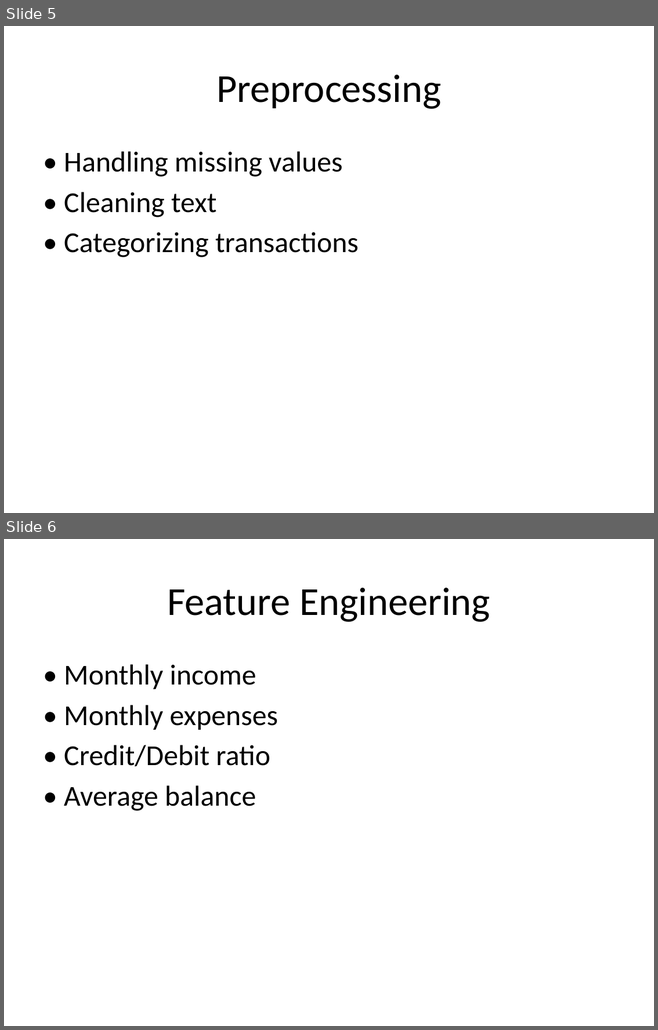
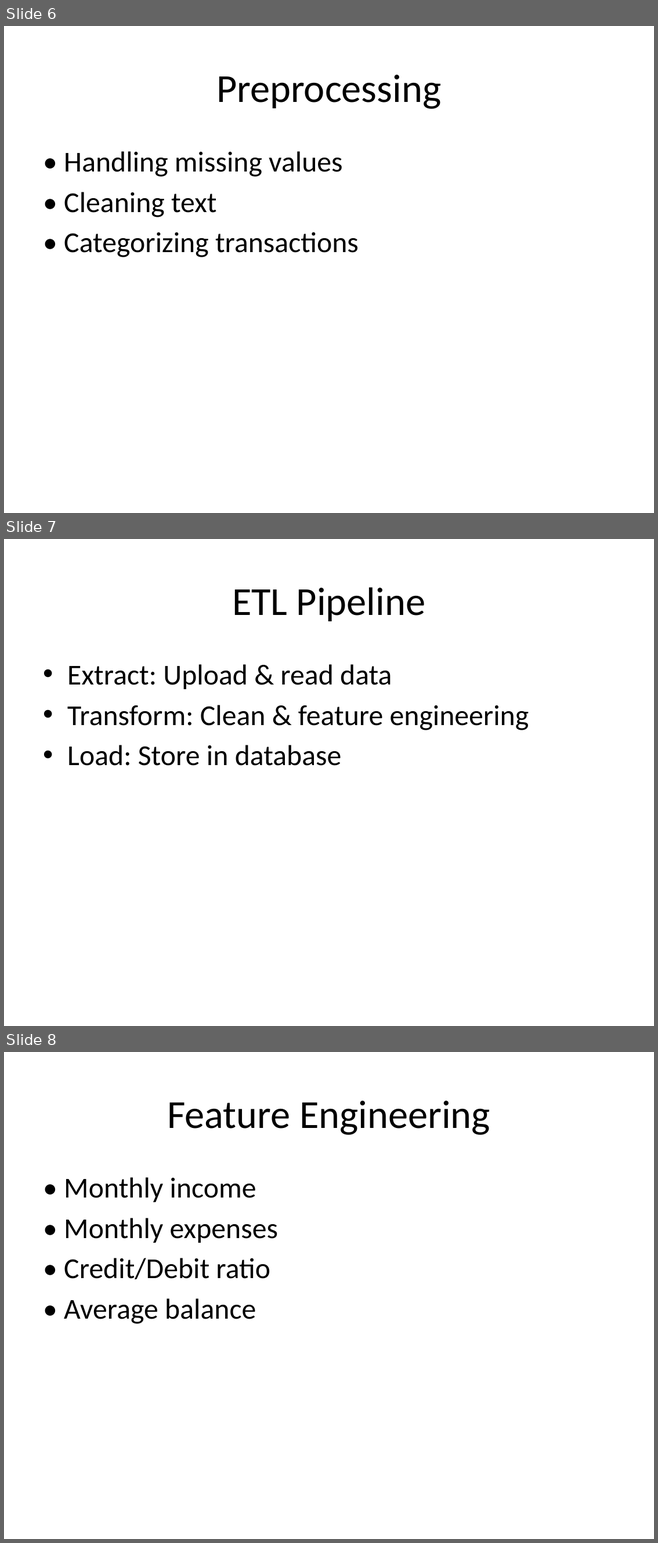
Before and after one commit to csathishit89/axisBankTransactionAnalytics, a slide deck: Axis_Bank_Statement_Analysis.pptx. Shown one above the other, each under a label of ours: slides 5 and 6 before the commit, slides 6, 7 and 8 after it. The pictures are 658x1030 and 658x1543 pixels, drawn with LibreOffice and Linux fonts; fonts in the diff are those of the drawing; background and template pictures are left out. Boxes give left, top, right and bottom in pixels: in the first picture for what was removed or moved away, otherwise in the second. Text is boxed around its words. In the diff, an @@ line names an element or a change of style, - is before the commit and + after.

```diff
--- a/Axis_Bank_Statement_Analysis.pptx
+++ b/Axis_Bank_Statement_Analysis.pptx
@@ slide 7 added at [4, 539, 654, 1026], background picture (left out) @@
@@ title added at [232, 587, 425, 621], 44 pt, text #000000 @@
+ETL Pipeline
@@ text added at [67, 664, 529, 766], 32 pt, text #000000 @@
+• Extract: Upload & read data
+• Transform: Clean & feature engineering
+• Load: Store in database
@@ what was slide 5 is now slide 6 @@
@@ what was slide 6 is now slide 8 @@
```
Also in this commit, not shown: 2 slides changed, 2 other slides added.
